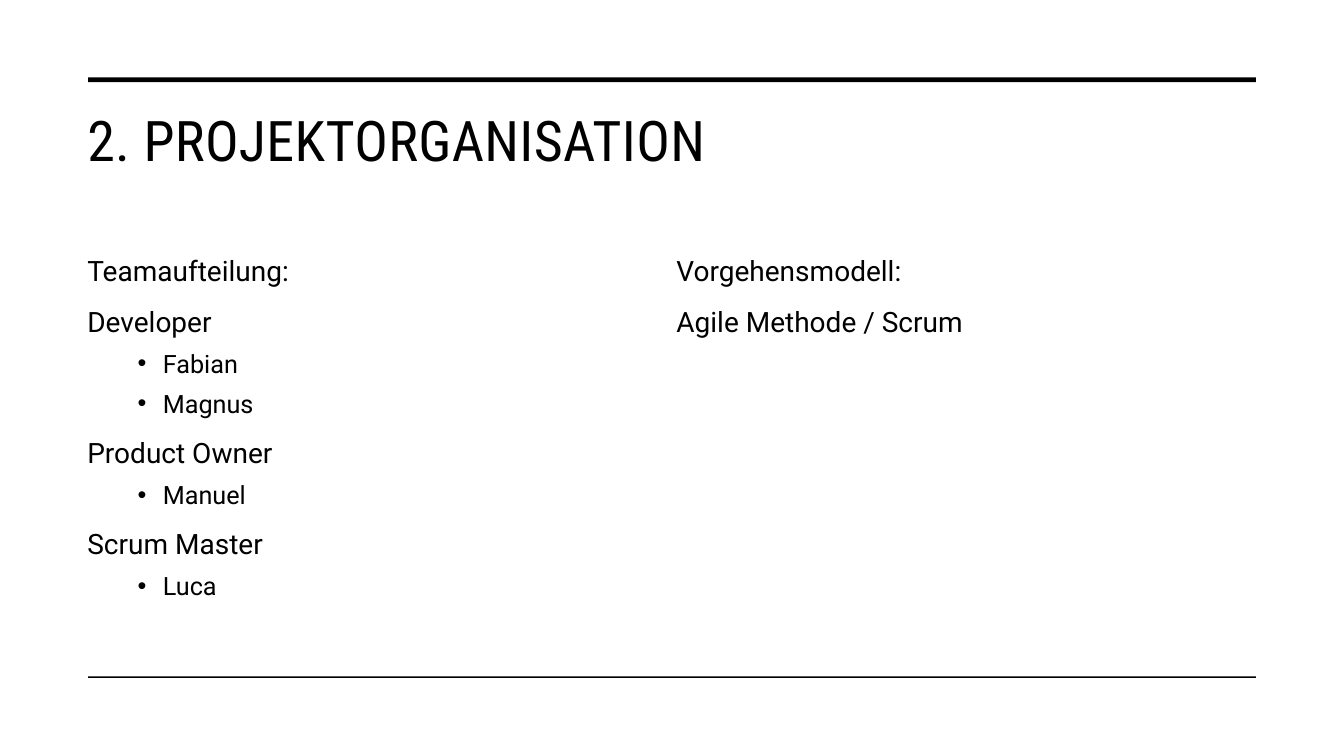
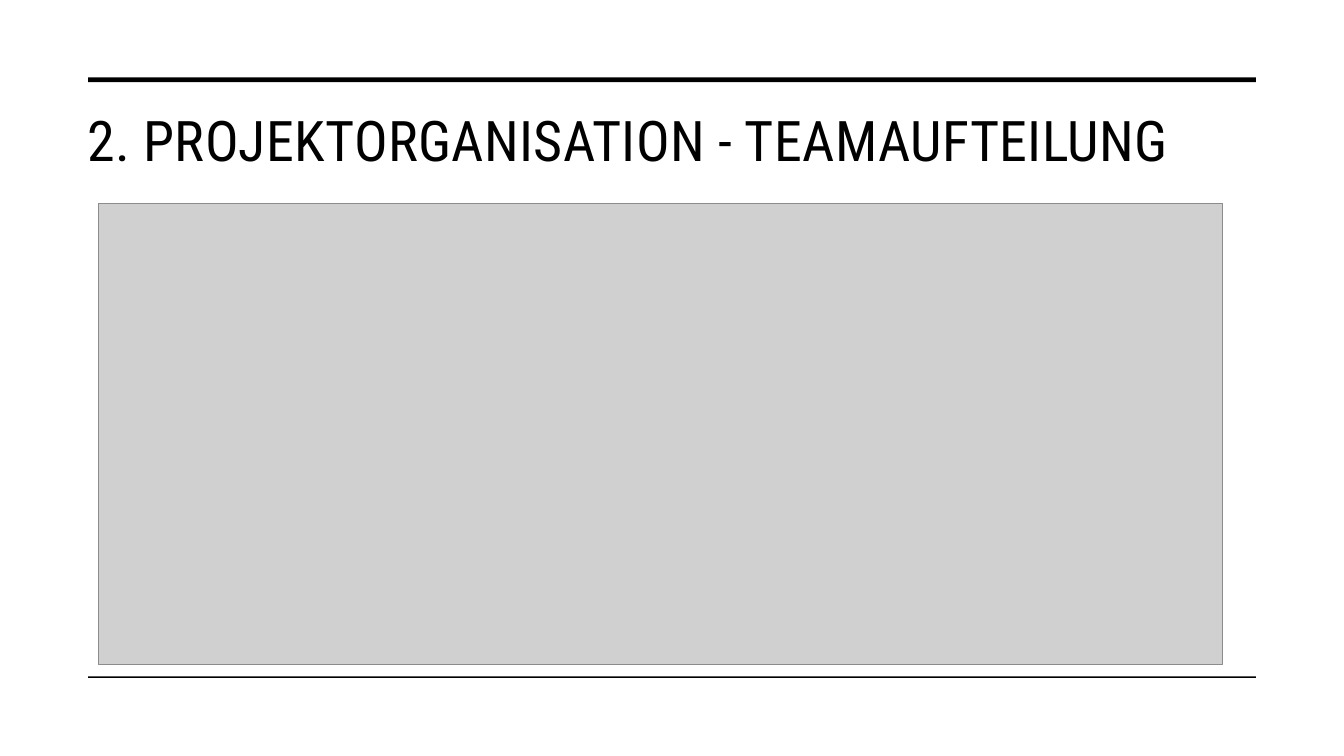
Before and after one commit to malu254/Eifrige-Otter-PM, a slide deck: slide 4 of Abgabe/Dokumentation/Präsentation.pptx. Drawn at 1344x756 pixels with LibreOffice and Linux fonts; fonts in the diff are those of the drawing; grey boxes stand for pictures. Boxes give left, top, right and bottom in pixels: in the first picture for what was removed or moved away, otherwise in the second. Text is boxed around its words. In the diff, an @@ line names an element or a change of style, - is before the commit and + after.

Commit message:
Changed Teamaufteilung

```diff
--- a/Abgabe/Dokumentation/Präsentation.pptx
+++ b/Abgabe/Dokumentation/Präsentation.pptx
@@ title at [87,120,1168,162]: text changed @@
-2. PROJEKTORGANISATION
+2. PROJEKTORGANISATION - TEAMAUFTEILUNG
@@ picture added at [99,204,1223,664] @@
@@ text removed at [87,259,289,596] @@
-Teamaufteilung:
-Developer
-  • Fabian
-  • Magnus
-Product Owner
-  • Manuel
-Scrum Master
-  • Luca
@@ text removed at [676,260,963,338] @@
-Vorgehensmodell:
-Agile Methode / Scrum
```
Also in this commit, not shown: 18 other slides changed, 1 other file.
